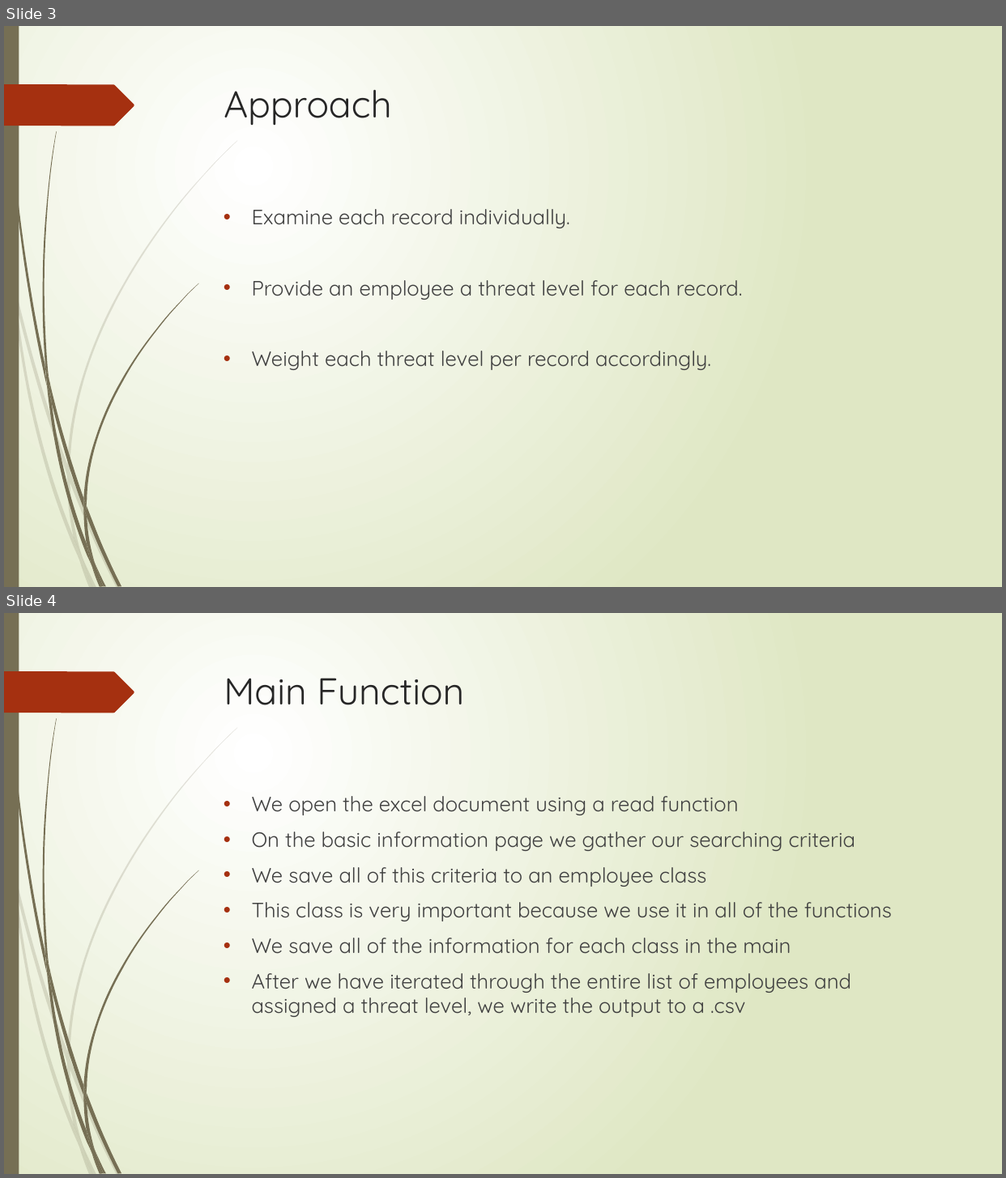
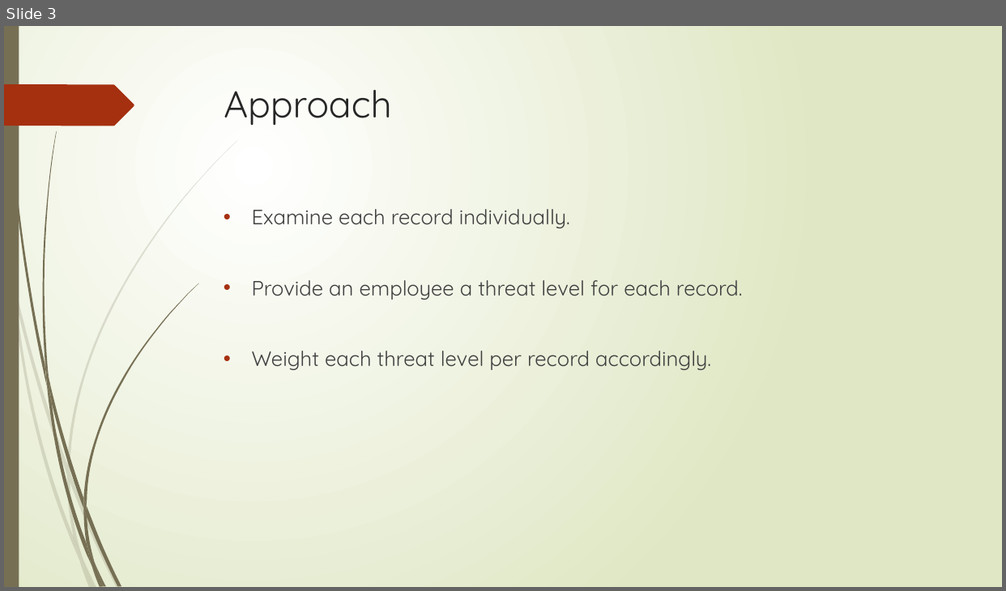
Before and after one commit to jschweizer36/Flyguys, a slide deck: Data Analytics Challenge Final PowerPoint.pptx. Shown one above the other, each under a label of ours: slides 3 and 4 before the commit, slide 3 after it. The pictures are 1006x1178 and 1006x591 pixels, drawn with LibreOffice and Linux fonts; fonts in the diff are those of the drawing. Boxes give left, top, right and bottom in pixels: in the first picture for what was removed or moved away, otherwise in the second. Text is boxed around its words. In the diff, an @@ line names an element or a change of style, - is before the commit and + after.

```diff
--- a/Data Analytics Challenge Final PowerPoint.pptx
+++ b/Data Analytics Challenge Final PowerPoint.pptx
@@ slide 4 removed at bbox=[4, 613, 1002, 1174], background gradient #FFFFFF to #DFE8C4; not listed: 24 template elements that a slide beside it also shows @@
@@ title removed at bbox=[224, 678, 464, 705] @@
-Main Function
@@ text removed at bbox=[252, 796, 892, 1017] @@
-• We open the excel document using a read function
-• On the basic information page we gather our searching criteria
-• We save all of this criteria to an employee class
-• This class is very important because we use it in all of the functions
-• We save all of the information for each class in the main
-• After we have iterated through the entire list of employees and assigned a threat level, we write the output to a .csv
```
Also in this commit, not shown: 4 slides changed, 5 slides added, 4 other slides removed, 5 other files.
